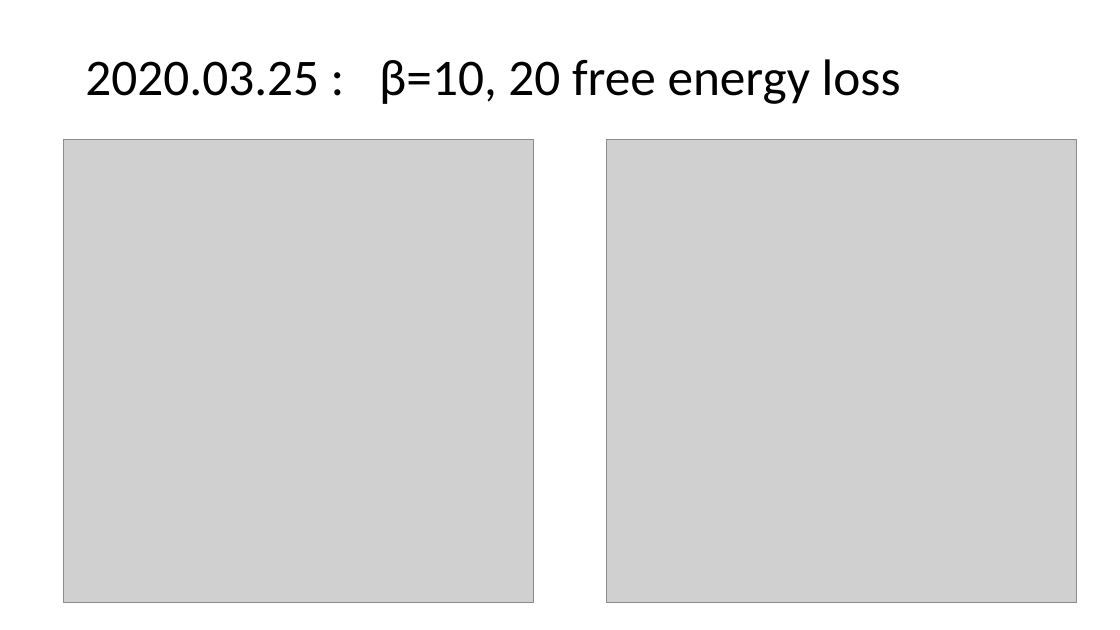
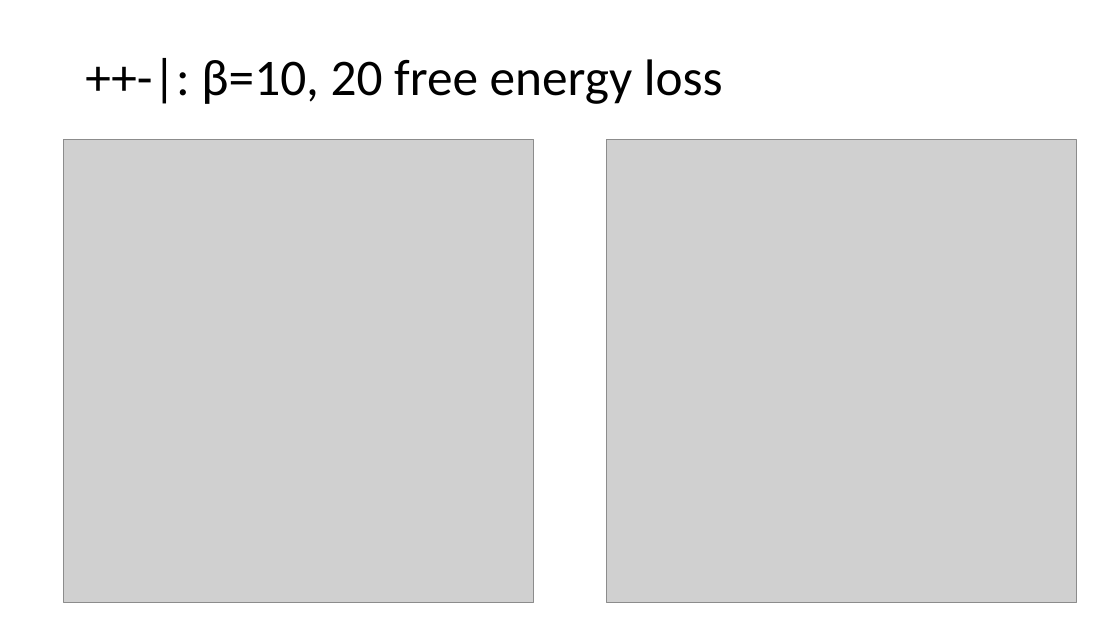
Before and after one commit to Sharon-Liang/JuliaCMPO, a slide deck: slide 8 of cmpo_running_notes.pptx. Drawn at 1120x630 pixels with LibreOffice and Linux fonts; fonts in the diff are those of the drawing; grey boxes stand for pictures. Boxes give left, top, right and bottom in pixels: in the first picture for what was removed or moved away, otherwise in the second. Text is boxed around its words. In the diff, an @@ line names an element or a change of style, - is before the commit and + after.

```diff
--- a/cmpo_running_notes.pptx
+++ b/cmpo_running_notes.pptx
@@ title at [201,59,723,104]: text changed @@
-2020.03.25 : β=10, 20 free energy loss
+++-|: β=10, 20 free energy loss
```
Also in this commit, not shown: 5 other slides changed, 1 slide added, 3 other files.
